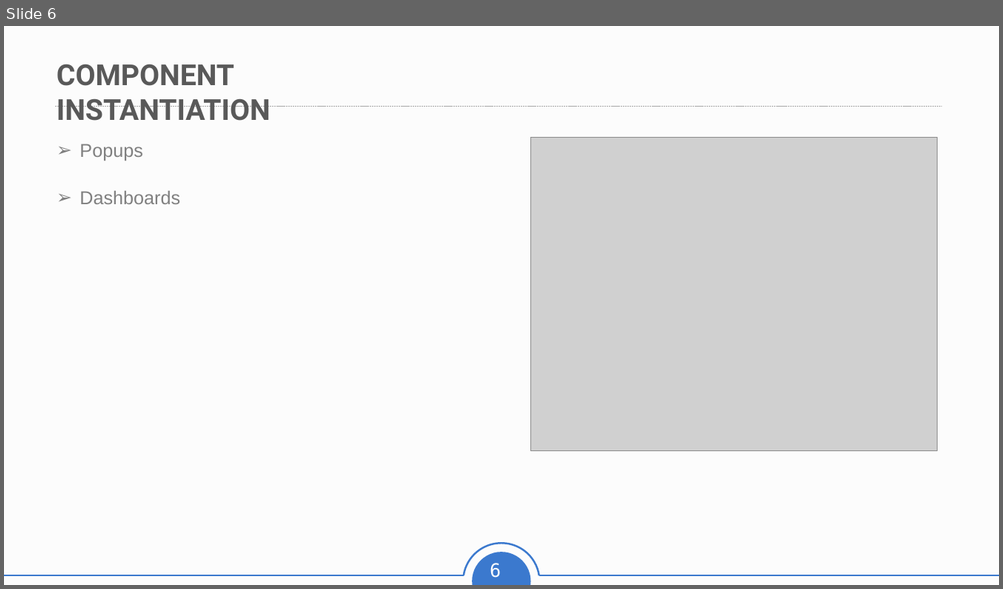
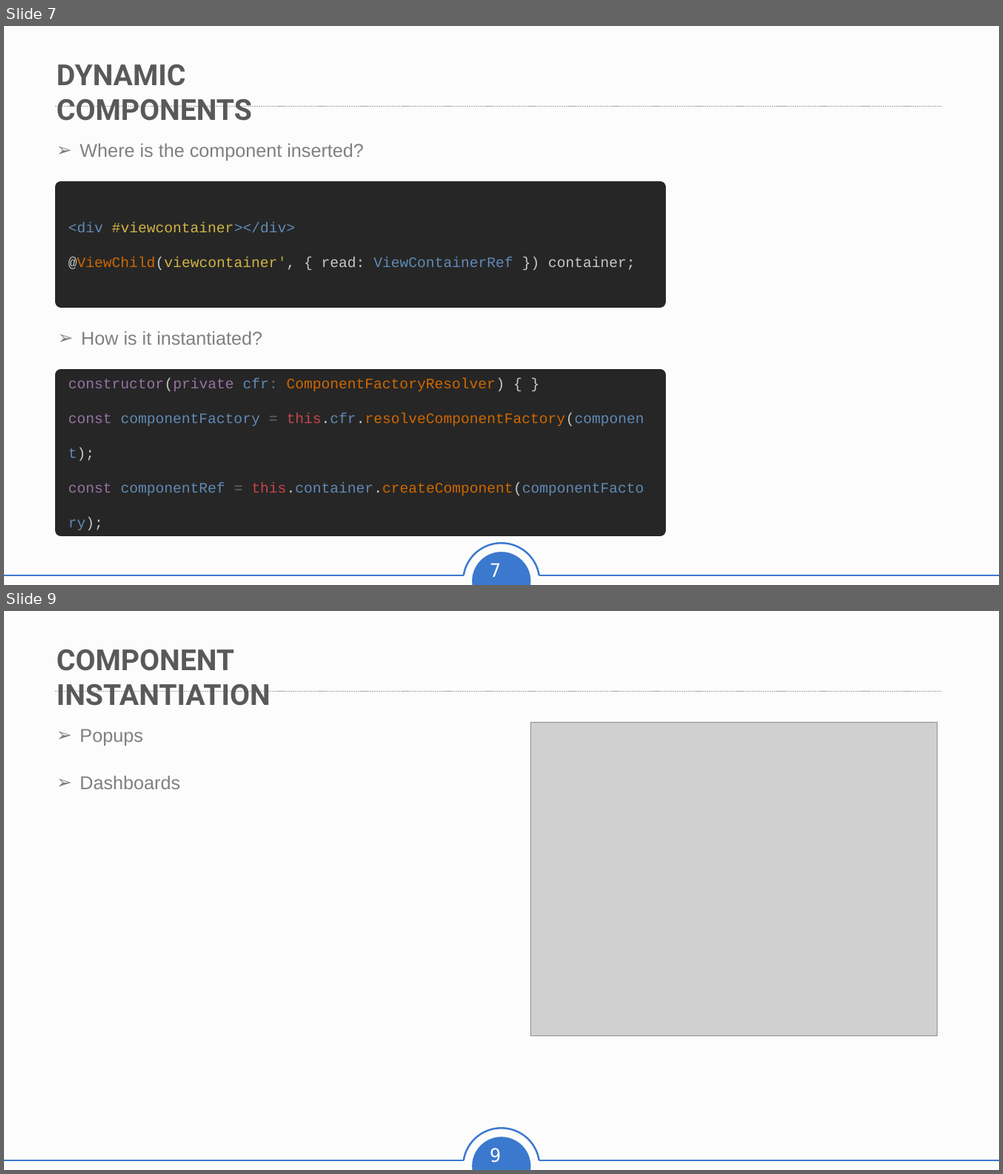
Before and after one commit to kingweight/dynamic_components, a slide deck: Dynamic Component in Angular .pptx. Shown one above the other, each under a label of ours: slide 6 before the commit, slides 7 and 9 after it; the slides between them are not shown. The pictures are 1003x589 and 1003x1174 pixels, drawn with LibreOffice and Linux fonts; fonts in the diff are those of the drawing; grey boxes stand for pictures. Boxes give left, top, right and bottom in pixels: in the first picture for what was removed or moved away, otherwise in the second. Text is boxed around its words. In the diff, an @@ line names an element or a change of style, - is before the commit and + after.

```diff
--- a/Dynamic Component in Angular .pptx
+++ b/Dynamic Component in Angular .pptx
@@ slide 7 added at (x1=4, y1=26, x2=999, y2=585), background #F2F2F2 at 20% opacity; not listed: 6 template elements that a slide beside it also shows @@
@@ text added at (x1=57, y1=64, x2=252, y2=121), 28 pt, text #595959, bold @@
+DYNAMIC COMPONENTS
@@ text added at (x1=79, y1=144, x2=364, y2=161), 18 pt, text #808080 @@
+➢ Where is the component inserted?
@@ rectangle added at (x1=61, y1=187, x2=660, y2=301), fill #262626, outline #262626 12 pt, 14 pt, text #6089B4 @@
+<div #viewcontainer></div>
+@ViewChild(viewcontainer', { read: ViewContainerRef }) container;
@@ text added at (x1=81, y1=332, x2=262, y2=345), 18 pt, text #808080 @@
+➢ How is it instantiated?
@@ rectangle added at (x1=61, y1=375, x2=660, y2=530), fill #262626, outline #262626 12 pt, 14 pt, text #6089B4 @@
+constructor(private cfr: ComponentFactoryResolver) { }
+const componentFactory = this.cfr.resolveComponentFactory(component);
+const componentRef = this.container.createComponent(componentFactory);
@@ what was slide 6 is now slide 9 @@
@@ page number at (x1=489, y1=1148, x2=501, y2=1163): text changed @@
-6
+9
```
Also in this commit, not shown: 1 slide changed, 2 other slides added.
